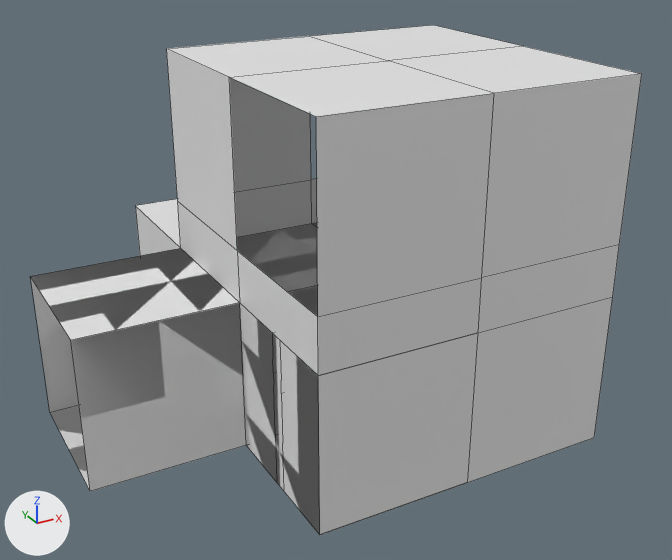
An edit to the FBX model Assets/ProceduralDungeons/Resouces/Models/ProceduralSettlements.fbx, drawn before and after from the same camera.
Both versions are drawn from a 50 mm lens placed at (-7.25, -11.0, 8.53), pointed at (0.81, 3.64, 1.21). The axes (+X, +Y, +Z) are drawn at lower left. The lights are the same throughout. Mesh edges are drawn as thin lines. Where no turn or scale is listed for an object, it has been applied to the vertices.

Objects in the first picture: 'corridor-1', 'corridor-cross', 'corridor-l', 'triple-exit-stair', 'wall', 'wall-door'.
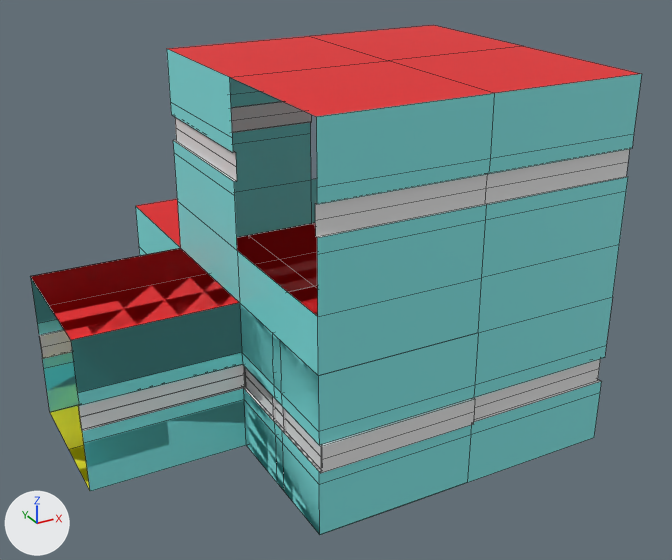
Diff of the bpy script that builds the scene:
```diff
--- a/Assets/ProceduralDungeons/Resouces/Models/ProceduralSettlements.fbx.py
+++ b/Assets/ProceduralDungeons/Resouces/Models/ProceduralSettlements.fbx.py
@@ me_cube_004 @@
-me_cube_004.from_pydata(...)  # 16 vertices, 12 faces; spans x -1.5..4.5, y 0.0..6.0, z -1.5..1.5
+me_cube_004.from_pydata(...)  # 72 vertices, 54 faces; spans x -1.5..4.5, y 0.0..6.0, z -1.5..1.5
+# me_cube_004 part 11: 56 vertices added at x -1.5..4.5, y 0.0..6.0, z -0.5..0.5
+# me_cube_004 part 12: 3 faces spanning x -1.5..4.5, y 0.0..6.0, z 1.5 switch from no material to mat_material_003 (red #e7000c)
+me_cube_004.materials.append(mat_material)  # cyan #80e7e6
+me_cube_004.materials.append(mat_material_001)  # white #e7e7e7
+me_cube_004.materials.append(mat_material_002)  # yellow #e7e723
@@ me_cube_003 @@
-me_cube_003.from_pydata(...)  # 34 vertices, 26 faces; spans x -1.5..4.5, y 0.0..6.0, z -1.5..5.5
+me_cube_003.from_pydata(...)  # 132 vertices, 89 faces; spans x -1.5..4.5, y 0.0..6.0, z -1.5..5.5
+# me_cube_003 part 1: 98 vertices added at x -1.5..4.5, y 0.0..6.0, z -0.5..4.5
+# me_cube_003 part 2: 9 faces spanning x -1.5..4.5, y 0.0..6.0, z 1.5..5.5 switch from no material to mat_material (cyan #80e7e6)
+# me_cube_003 part 3: 4 faces spanning x -1.5..4.5, y 0.0..6.0, z 5.5 switch from no material to mat_material_003 (red #e7000c)
+me_cube_003.materials.append(mat_material_001)  # white #e7e7e7
+me_cube_003.materials.append(mat_material_002)  # yellow #e7e723
@@ me_plane_001 @@
-me_plane_001.from_pydata(...)  # 56 vertices, 35 faces; spans x -1.5..1.5, y 0.0..3.0, z -1.5..1.5
+me_plane_001.from_pydata(...)  # 128 vertices, 83 faces; spans x -1.5..1.5, y 0.0..3.0, z -1.5..1.5
+# me_plane_001 part 9: 72 vertices added at x -1.5..1.5, y 0.0..3.0, z -0.5..0.5
+# me_plane_001 part 10: 1 face spanning x -1.5..1.5, y 0.0..3.0, z 1.5 switches from no material to mat_material_003 (red #e7000c)
+me_plane_001.materials.append(mat_material)  # cyan #80e7e6
+me_plane_001.materials.append(mat_material_001)  # white #e7e7e7
+me_plane_001.materials.append(mat_material_002)  # yellow #e7e723
+me_plane_001.materials.append(mat_material_003)  # red #e7000c
@@ me_cube_005 @@
-me_cube_005.from_pydata(...)  # 24 vertices, 18 faces; spans x -4.5..4.5, y 0.0..9.0, z -1.5..1.5
+me_cube_005.from_pydata(...)  # 126 vertices, 88 faces; spans x -4.5..4.5, y 0.0..9.0, z -1.5..1.5
+# me_cube_005 part 8: 102 vertices added at x -4.5..4.5, y 0.0..9.0, z -1.5..1.5
+me_cube_005.materials.append(mat_material)  # cyan #80e7e6
+me_cube_005.materials.append(mat_material_001)  # white #e7e7e7
+me_cube_005.materials.append(mat_material_002)  # yellow #e7e723
+me_cube_005.materials.append(mat_material_003)  # red #e7000c
@@ me_plane @@
-me_plane.from_pydata(...)  # 4 vertices, 1 face; spans x -1.5..1.5, y 0.0, z -1.5..1.5
+me_plane.from_pydata(...)  # 18 vertices, 8 faces; spans x -1.5..1.5, y -0.05..0.0, z -1.5..1.5
+# me_plane part 7
+# 1 face is deleted
+# 7 vertices are added at x -1.5, y -0.05..0.0, z -0.5..0.5
+# 7 new vertices lie (3.0, 0.0, 0.0) away from vertices in x -1.5, y -0.05..0.0, z -0.5..0.5
+# 4 new faces join them, mat_material (cyan #80e7e6)
+# 4 new faces join them, mat_material_001 (white #e7e7e7)
+me_plane.materials.append(mat_material)  # cyan #80e7e6
+me_plane.materials.append(mat_material_001)  # white #e7e7e7
@@ me_cube_002 @@
-me_cube_002.from_pydata(...)  # 20 vertices, 15 faces; spans x -4.5..4.5, y 0.0..6.0, z -1.5..1.5
+me_cube_002.from_pydata(...)  # 103 vertices, 76 faces; spans x -4.5..4.5, y 0.0..6.0, z -1.5..1.5
+# me_cube_002 part 4: 83 vertices added at x -4.5..4.5, y 0.0..6.0, z -1.5..1.5
+# me_cube_002 part 5: 2 faces spanning x -4.5..4.5, y 3.0..6.0, z -1.5 switch from no material to mat_material_002 (yellow #e7e723)
+# me_cube_002 part 6: 2 faces spanning x -4.5..4.5, y 3.0..6.0, z 1.5 switch from no material to mat_material_003 (red #e7000c)
+me_cube_002.materials.append(mat_material)  # cyan #80e7e6
+me_cube_002.materials.append(mat_material_001)  # white #e7e7e7
```

What differs and where, as boxes [x1, y1, x2, y2] in the pictures (672 x 560 px):
'triple-exit-stair', reshaped: before [167, 25, 642, 482]; after [167, 25, 642, 533]
'corridor-cross', reshaped: before [31, 199, 318, 491]; after [31, 199, 321, 490]
'corridor-t', reshaped (not visible before): after [31, 223, 320, 534]
'wall-door', reshaped: before [288, 285, 318, 316]; after [240, 286, 320, 535]
'corridor-l', reshaped: before [271, 223, 317, 290]; after [237, 223, 321, 472]
part 1 of me_cube_003, added (cyan): after [167, 49, 642, 533]
part 2 of me_cube_003, recoloured (white to cyan): [178, 179, 619, 376] in both
part 3 of me_cube_003, recoloured (white to red): [167, 25, 641, 116] in both
part 4 of me_cube_002, added (cyan): after [37, 224, 320, 534]
part 5 of me_cube_002, recoloured (yellow): after [50, 408, 90, 489]
part 6 of me_cube_002, recoloured (red): after [31, 223, 315, 340]
part 7 of me_plane, built on: [318, 333, 478, 535] in both
part 8 of me_cube_005, added: after [31, 199, 321, 490]
part 9 of me_plane_001, added (cyan): after [240, 304, 320, 535]
part 10 of me_plane_001, recoloured (white to red): [289, 286, 318, 316] in both
part 11 of me_cube_004, added: after [244, 370, 321, 472]
part 12 of me_cube_004, recoloured: before [271, 223, 317, 290]; after [237, 223, 318, 291]
'corridor-1', unchanged, covered by the edit: before [240, 303, 320, 535]
